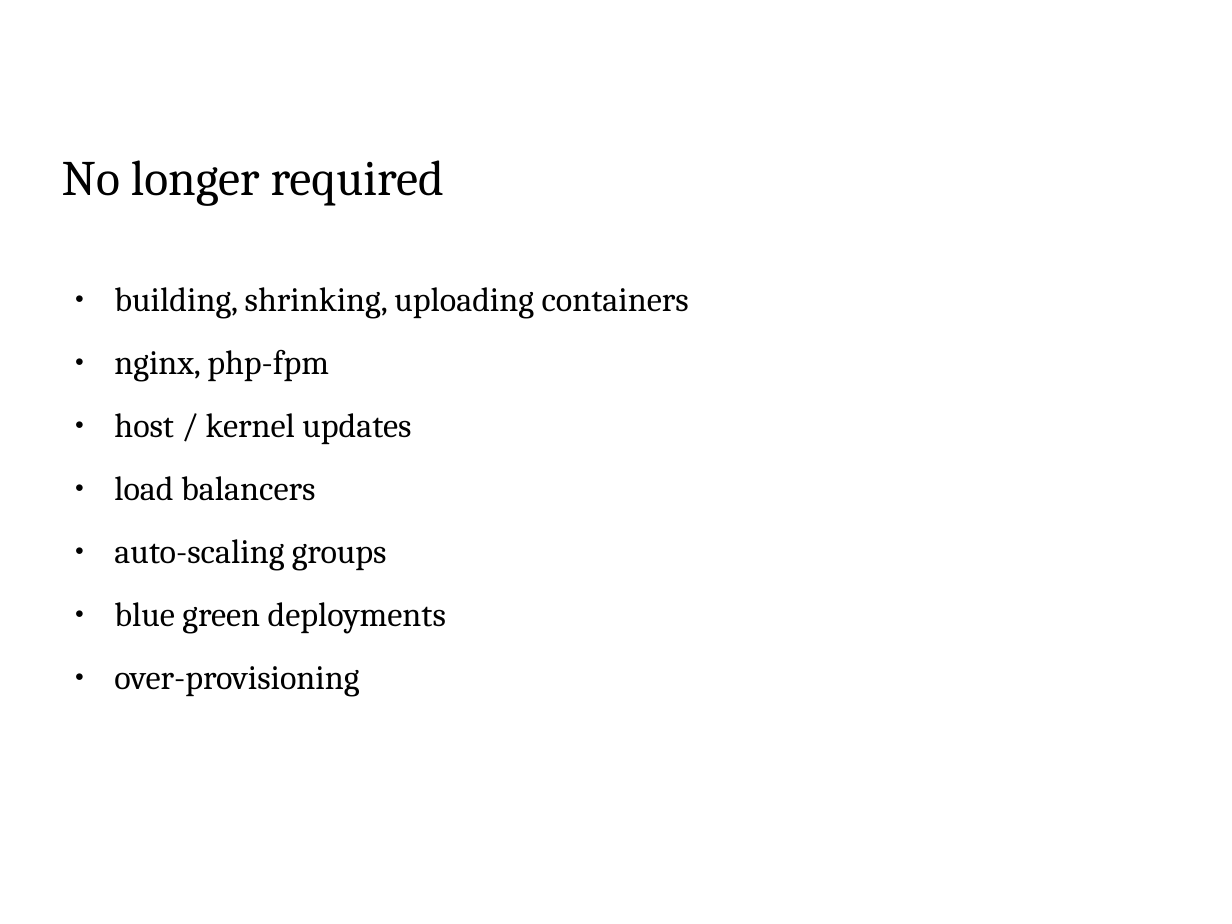
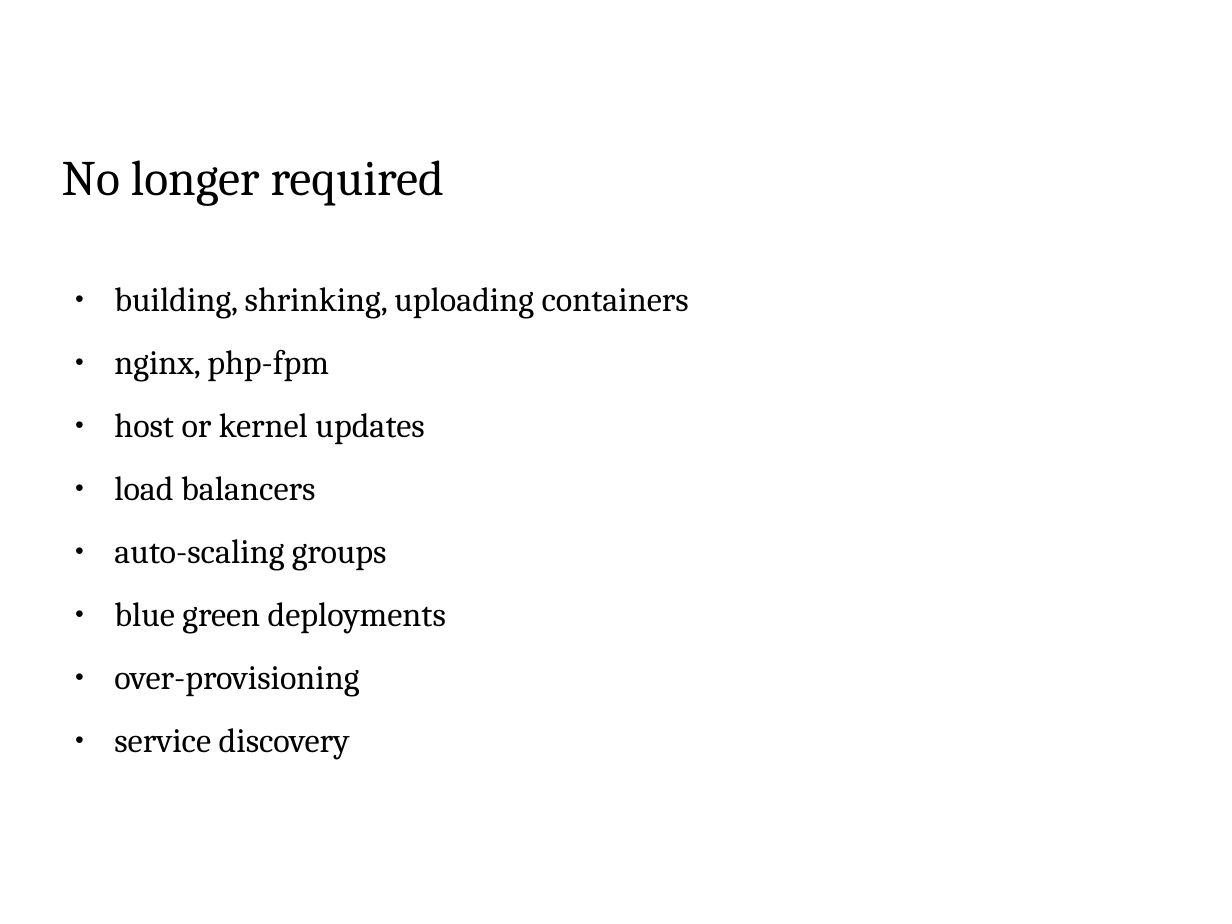
Before and after one commit to thbley/php-lambda, a slide deck: slide 6 of php_lambda.odp. Drawn at 1232x924 pixels with LibreOffice and Linux fonts; fonts in the diff are those of the drawing; background and template pictures are left out. Boxes give left, top, right and bottom in pixels: in the first picture for what was removed or moved away, otherwise in the second. Text is boxed around its words. In the diff, an @@ line names an element or a change of style, - is before the commit and + after.

```diff
--- a/php_lambda.odp
+++ b/php_lambda.odp
@@ text at [114, 413, 424, 445]: text changed @@
-● host / kernel updates
+● host or kernel updates
@@ text at [114, 728, 350, 760]: paragraph added @@
+● service discovery
```
Also in this commit, not shown: 5 other slides changed, 2 slides added, 1 other file.
